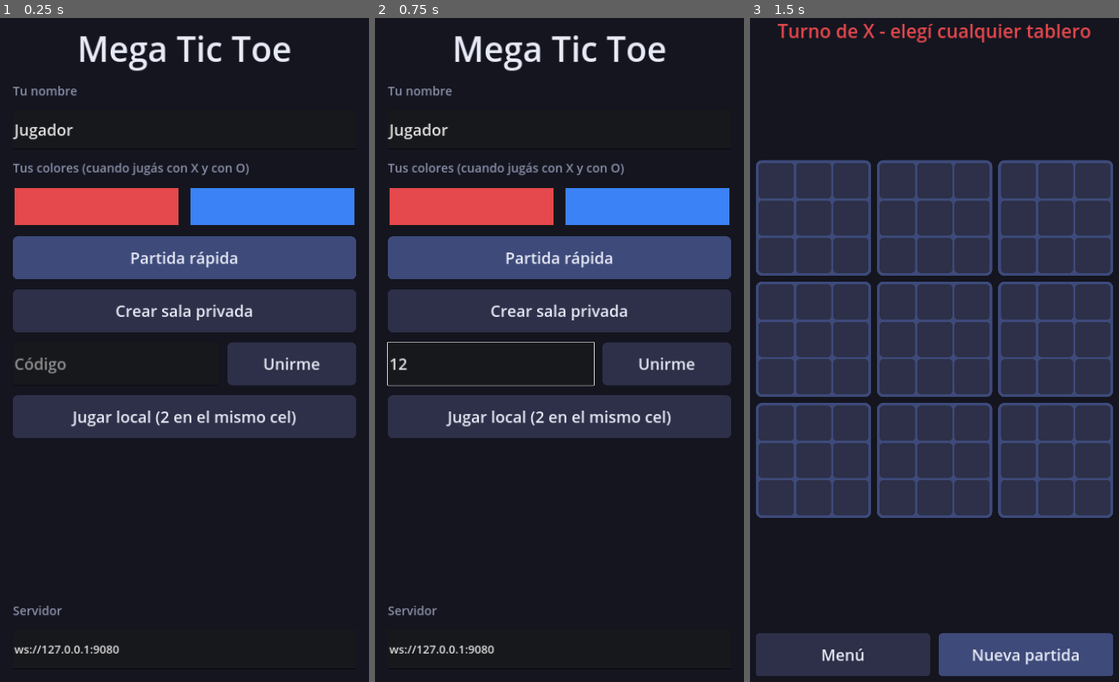
Above: before the commit, frames 1-3 (left to right).
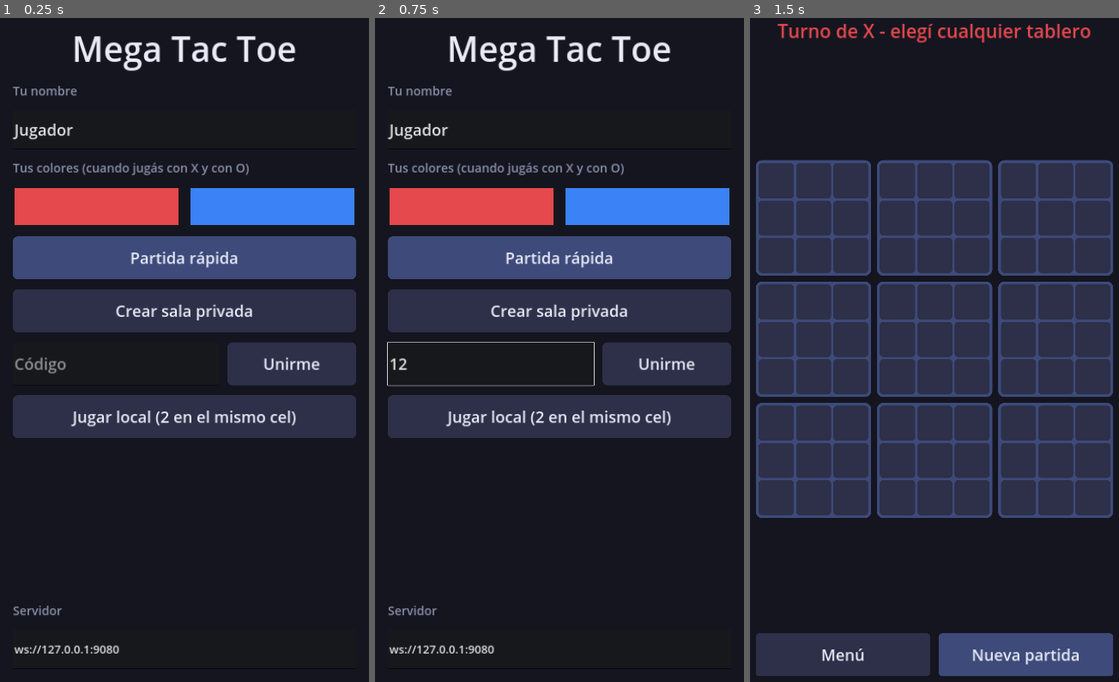
Above: after the commit, the same moments.

Repository: Danny-Carvajal/mega-tac-toe
Game: Godot game, scene res://scenes/main.tscn
Two runs of this game, one before a commit and one after it. Both use one fixed random seed, a clock stepped at 60 frames per second and the inputs below.
Inputs (mouse positions are in pixels of both pictures, inside the frame that each line leads up to):
- Up to frame 1 (0.25 s): no input
- Up to frame 2 (0.75 s): click (489, 363) at 0.52 s; type "12" at 0.6 s
- Up to frame 3 (1.5 s): click "Jugar local (2 en el mismo ce…" at 1.25 s

The runs differ from the first frame. In frame 1, 1.4% of the frame differs, in the area x 20-81%, y 2-9%; in frame 2, 1.4%; in frame 3, nothing differs.

Commit message:
Renombrar el juego a Mega Tac Toe
Co-Authored-By: Claude Sonnet 5.5 <noreply@anthropic.com>
Claude-Session: https://claude.ai/code/session_01HUKyEvTFc2Kz12NC1UEzgi

Diff:
--- a/project.godot
+++ b/project.godot
@@ -6,7 +6,7 @@
 
 [application]
 
-config/name="Mega Tic Toe"
+config/name="Mega Tac Toe"
 config/features=PackedStringArray("4.3", "GL Compatibility")
 run/main_scene="res://scenes/main.tscn"
 config/icon="res://icon.svg"
--- a/scripts/menu.gd
+++ b/scripts/menu.gd
@@ -59,7 +59,7 @@
 	margin.add_child(root)
 
 	var title := Label.new()
-	title.text = "Mega Tic Toe"
+	title.text = "Mega Tac Toe"
 	title.horizontal_alignment = HORIZONTAL_ALIGNMENT_CENTER
 	title.add_theme_font_size_override("font_size", 96)
 	title.add_theme_color_override("font_color", COLOR_TEXT)
--- a/server/game_server.gd
+++ b/server/game_server.gd
@@ -1,5 +1,5 @@
 extends Node
-## Servidor autoritativo de Mega Tic Toe. Habla JSON por WebSocket (sin TLS: en
+## Servidor autoritativo de Mega Tac Toe. Habla JSON por WebSocket (sin TLS: en
 ## producción va detrás de un proxy que ponga wss://). Reutiliza la misma lógica
 ## de juego y el mismo reloj que el cliente, así hay una sola fuente de verdad.
 ##
@@ -73,7 +73,7 @@
 		push_error("No pude abrir el puerto %d (error %d)" % [port, err])
 		get_tree().quit(1)
 		return
-	print("Mega Tic Toe server escuchando en el puerto %d (banco %dms, +%dms)" % [port, initial_ms, increment_ms])
+	print("Mega Tac Toe server escuchando en el puerto %d (banco %dms, +%dms)" % [port, initial_ms, increment_ms])
 
 
 func _parse_args() -> void:
Not shown, changed: export_presets.cfg
Not shown, changed: render.yaml
